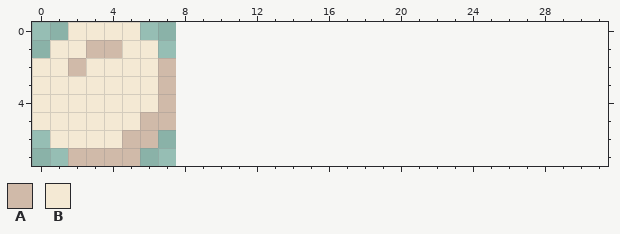
File history of a pixel-art file, assets/images/pearl.aseprite. Above, as it was before the edit.
8x8 pixels, 1 frame. The old version is drawn lined up with the new one, on the new canvas.
Palette (. is transparent): A #d0baa9  B #f4e9d4
Pixels before, first column x 0:
0 ..BBBB..
1 .BBAABB.
2 BBABBBBA
3 BBBBBBBA
4 BBBBBBBA
5 BBBBBBAA
6 .BBBBAA.
7 ..AAAA..
The result:
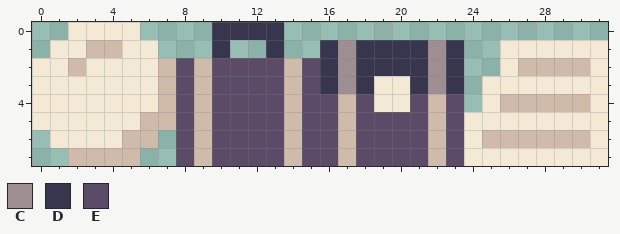
Colours new in this view: C #9e8e91  D #37364e  E #5b4a68
Difference:
{"change": "canvas 8x8 -> 32x8"}
{"y":0,"x":10,"old":"....","new":"DDDD"}
{"y":1,"x":10,"old":".","new":"D"}
{"y":1,"x":13,"old":".","new":"D"}
{"y":1,"x":16,"old":"........","new":"DCDDDDCD"}
{"y":1,"x":26,"old":"......","new":"BBBBBB"}
{"y":2,"x":8,"old":"................","new":"EAEEEEAEDCDDDDCD"}
{"y":2,"x":26,"old":"......","new":"BAAAAB"}
{"y":3,"x":8,"old":"................","new":"EAEEEEAEDCDBBDCD"}
{"y":3,"x":25,"old":".......","new":"BBBBBBB"}
{"y":4,"x":8,"old":"................","new":"EAEEEEAEEAEBBEAE"}
{"y":4,"x":25,"old":".......","new":"BAAAAAB"}
{"y":5,"x":8,"old":"........................","new":"EAEEEEAEEAEEEEAEBBBBBBBB"}
{"y":6,"x":8,"old":"........................","new":"EAEEEEAEEAEEEEAEBAAAAAAB"}
{"y":7,"x":8,"old":"........................","new":"EAEEEEAEEAEEEEAEBBBBBBBB"}
